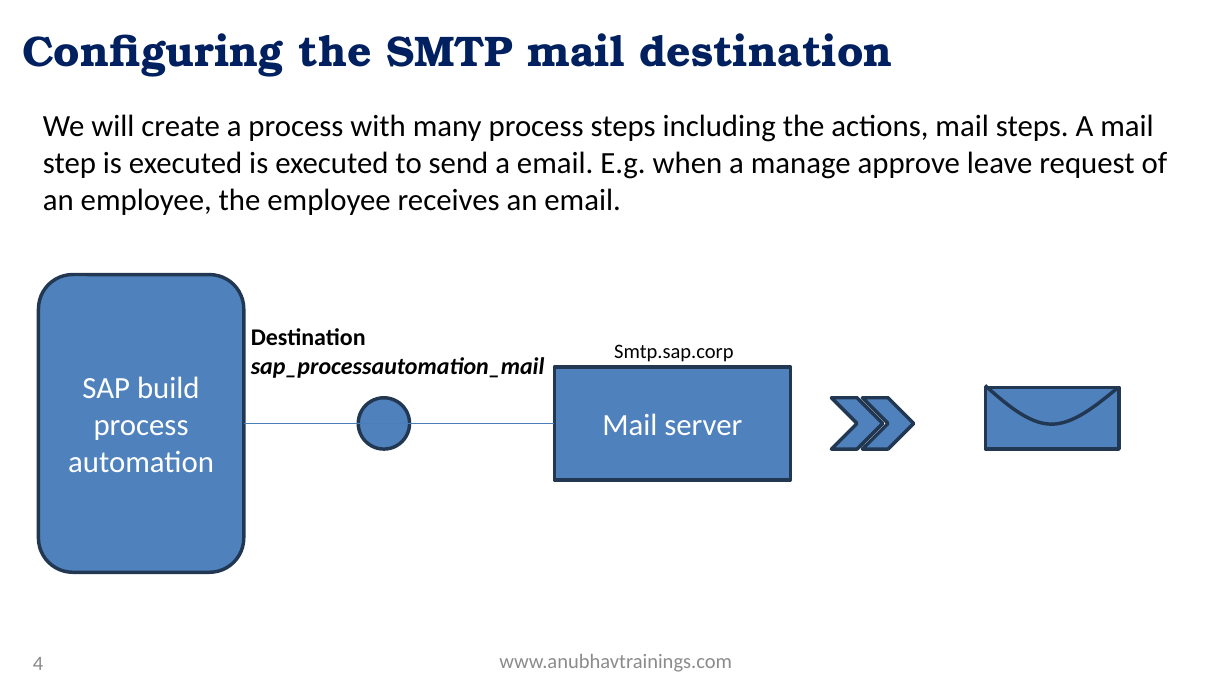
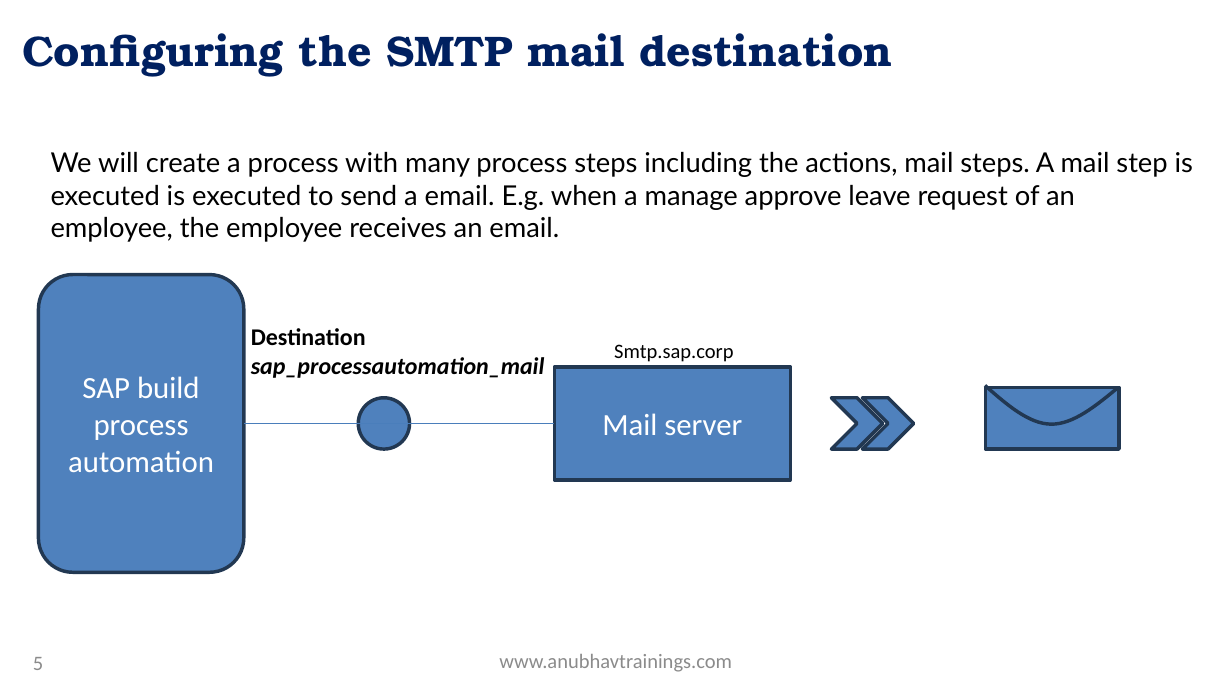
Before and after one commit to soyuztechnologies/SAP_Build_End_to_End, a slide deck: slide 5 of Day 4/SAP Build Training Day 4.pptx (slide 4 before the commit). Drawn at 1232x693 pixels with LibreOffice and Linux fonts; fonts in the diff are those of the drawing; background and template pictures are left out. Boxes give left, top, right and bottom in pixels: in the first picture for what was removed or moved away, otherwise in the second. Text is boxed around its words. In the diff, an @@ line names an element or a change of style, - is before the commit and + after.

```diff
--- a/Day 4/SAP Build Training Day 4.pptx
+++ b/Day 4/SAP Build Training Day 4.pptx
@@ text "We will create a process ...": place and size @@
-text "We will create a process ..." at <box>43,114,1168,215</box>
+text "We will create a process ..." at <box>51,152,1193,242</box>
@@ text "We will create a process ..." at <box>51,152,1193,242</box>: size 18 to 16 pt, font Calibri to Lato @@
@@ page number at <box>33,657,43,670</box>: text changed @@
-4
+5
```
Also in this commit, not shown: 2 other slides changed, 2 slides added, 4 other files.
